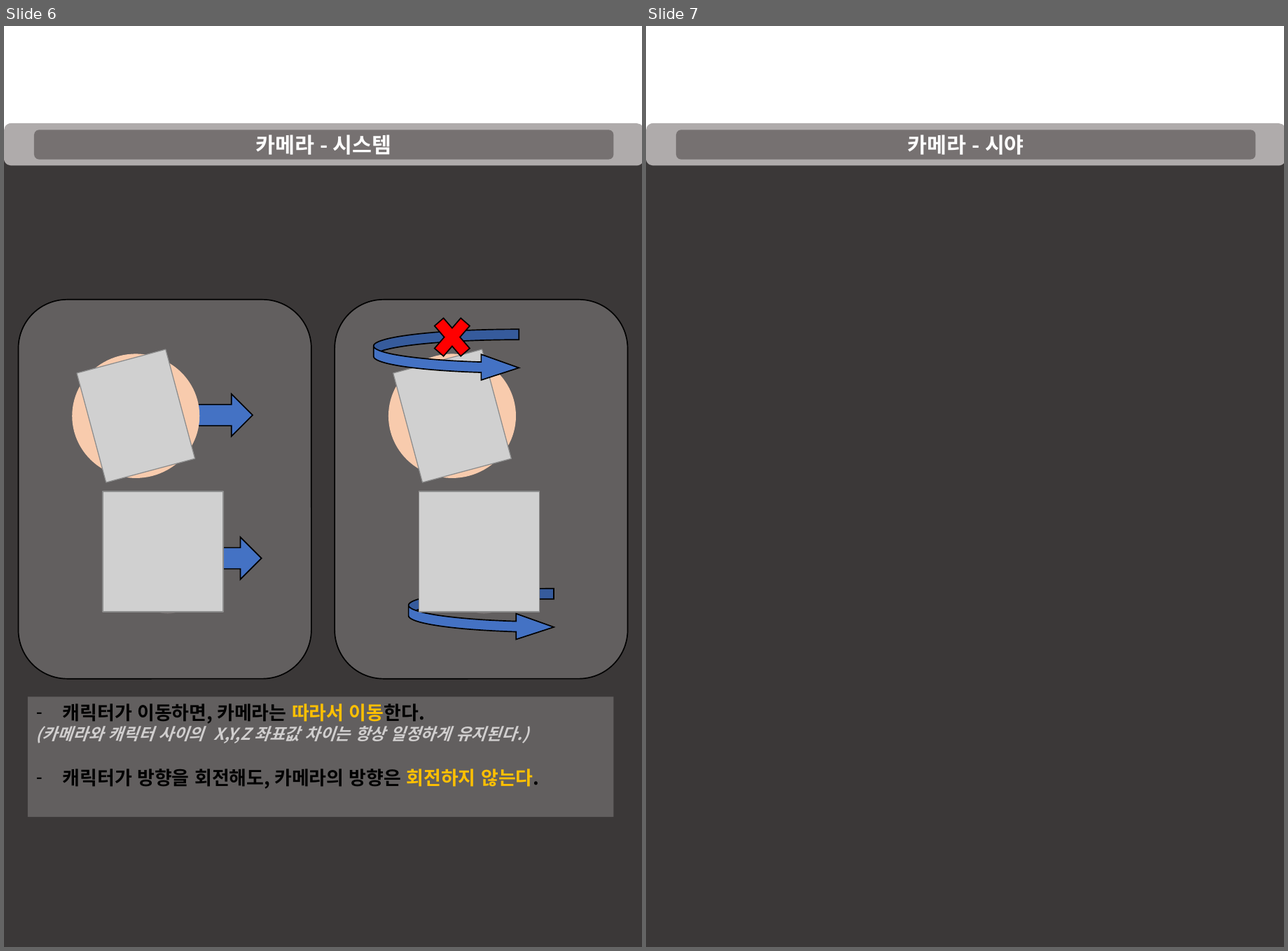
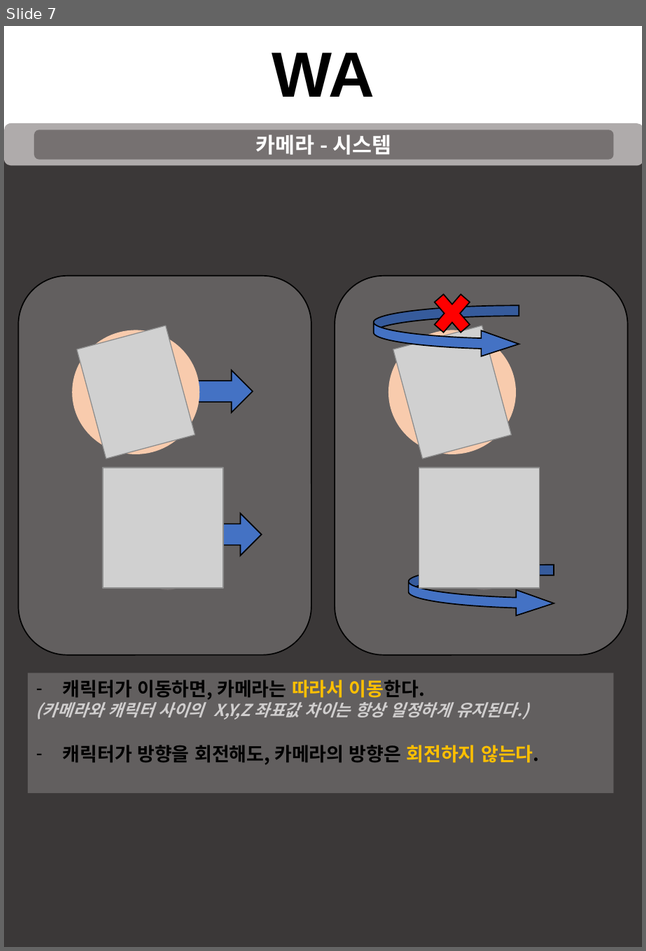
Before and after one commit to taeseongeom/WA, a slide deck: 기획서/신버전/캐릭터시스템.pptx. Shown side by side, each under a label of ours: slides 6 and 7 before the commit, slide 7 after it. The pictures are 1288x951 and 646x951 pixels, drawn with LibreOffice and Linux fonts; fonts in the diff are those of the drawing; grey boxes stand for pictures. Boxes give left, top, right and bottom in pixels: in the first picture for what was removed or moved away, otherwise in the second. Text is boxed around its words. In the diff, an @@ line names an element or a change of style, - is before the commit and + after.

```diff
--- a/기획서/신버전/캐릭터시스템.pptx
+++ b/기획서/신버전/캐릭터시스템.pptx
@@ slide 7 removed at bbox=[646, 26, 1284, 947], background #FFFFFF @@
@@ rectangle removed at bbox=[646, 130, 1284, 946] @@
@@ rounded rectangle removed at bbox=[646, 123, 1284, 165] @@
@@ rounded rectangle removed at bbox=[676, 130, 1255, 160] @@
-카메라 - 시야
@@ what was slide 6 is now slide 7 @@
@@ slide 7 changed as well @@
@@ text added at bbox=[271, 53, 374, 97], 54 pt, text #000000, bold @@
+WA
@@ 4 pictures, 4 ellipses, 2 rounded rectangles, 2 right arrows, 2 curved right arrows, 1 rectangle, 1 cross: place and size @@
-4 pictures, 4 ellipses, 2 rounded rectangles, 2 right arrows, 2 curved right arrows, 1 rectangle, 1 cross at bbox=[19, 300, 627, 817]
+4 pictures, 4 ellipses, 2 rounded rectangles, 2 right arrows, 2 curved right arrows, 1 rectangle, 1 cross at bbox=[19, 276, 627, 793]
```
Also in this commit, not shown: 10 other slides changed, 3 slides added.
